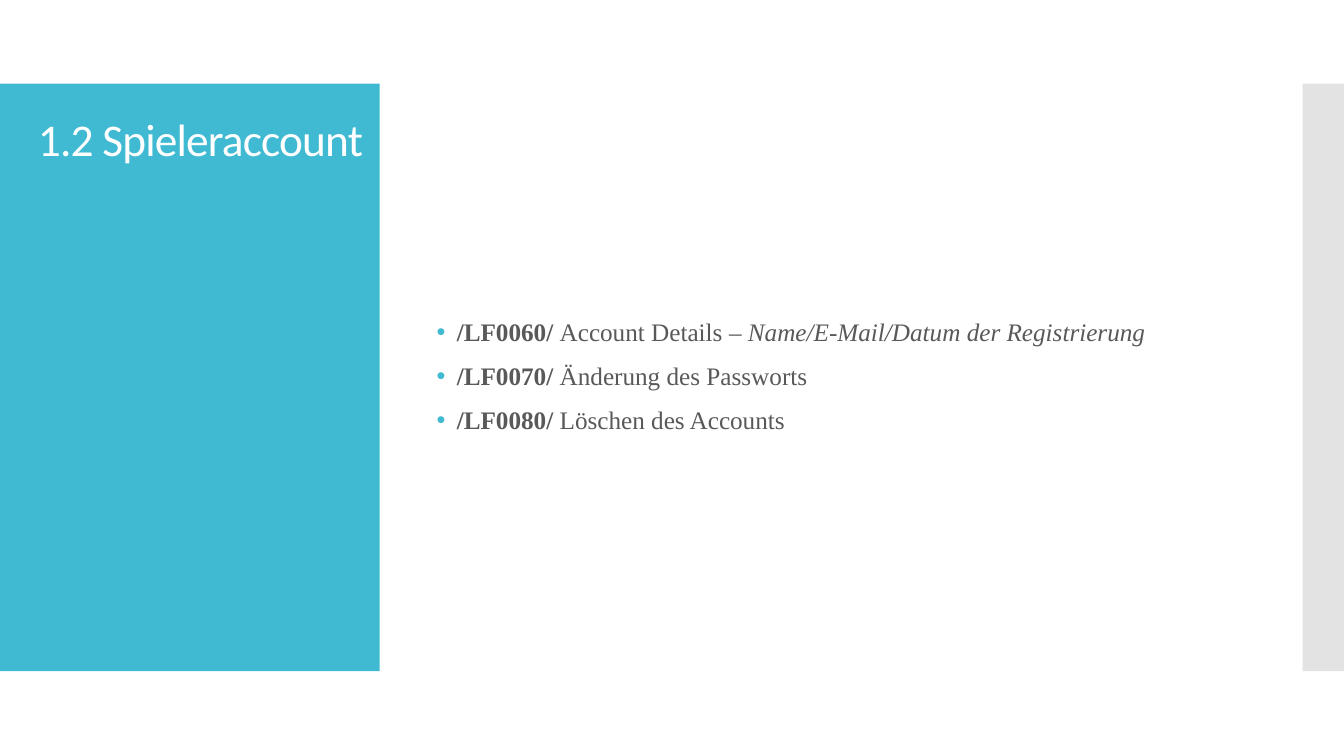
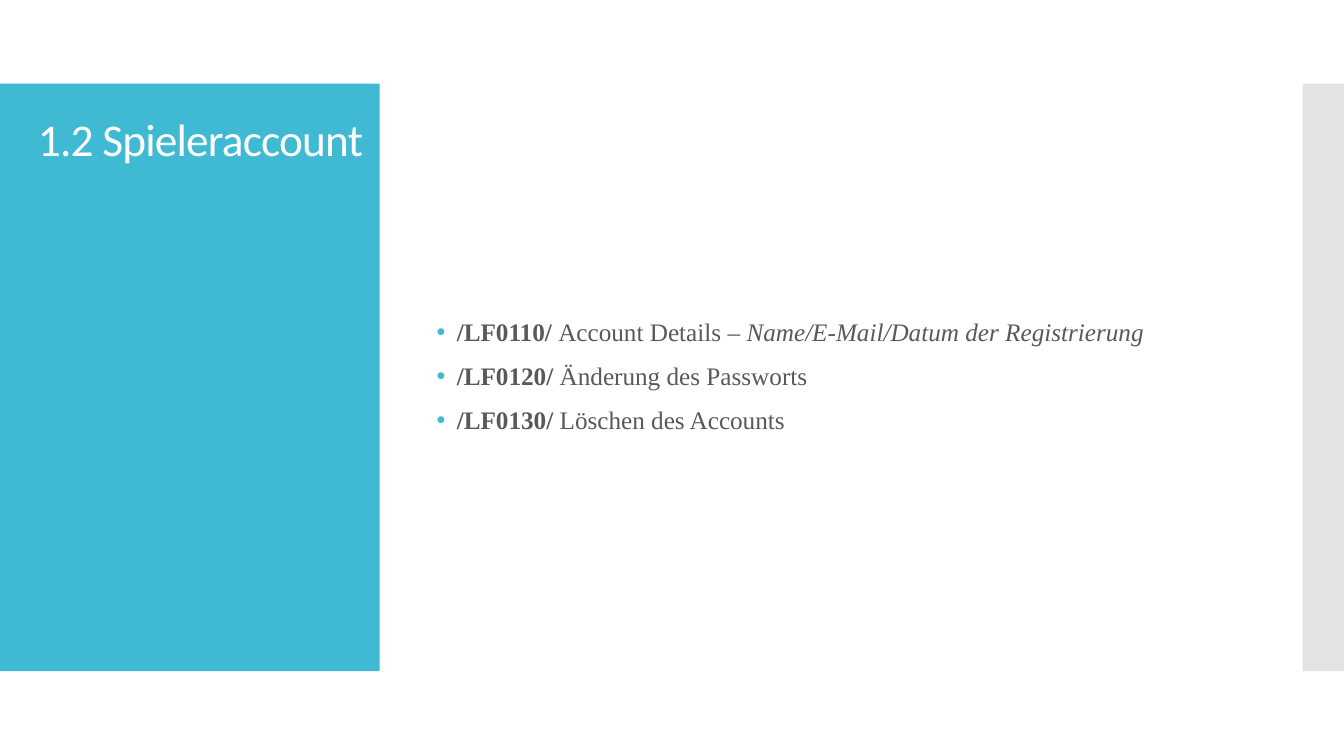
Before and after one commit to ch-schlecht/cz17a, a slide deck: slide 5 of Vortrag/Review_Lastenheft_Folien.pptx. Drawn at 1344x756 pixels with LibreOffice and Linux fonts; fonts in the diff are those of the drawing. Boxes give left, top, right and bottom in pixels: in the first picture for what was removed or moved away, otherwise in the second. Text is boxed around its words. In the diff, an @@ line names an element or a change of style, - is before the commit and + after.

```diff
--- a/Vortrag/Review_Lastenheft_Folien.pptx
+++ b/Vortrag/Review_Lastenheft_Folien.pptx
@@ text at [457, 323, 1143, 430]: text changed @@
-• /LF0060/ Account Details – Name/E-Mail/Datum der Registrierung
-• /LF0070/ Änderung des Passworts
-• /LF0080/ Löschen des Accounts
+• /LF0110/ Account Details – Name/E-Mail/Datum der Registrierung
+• /LF0120/ Änderung des Passworts
+• /LF0130/ Löschen des Accounts
```
Also in this commit, not shown: 19 other slides changed, 1 slide added, 1 slide removed.
